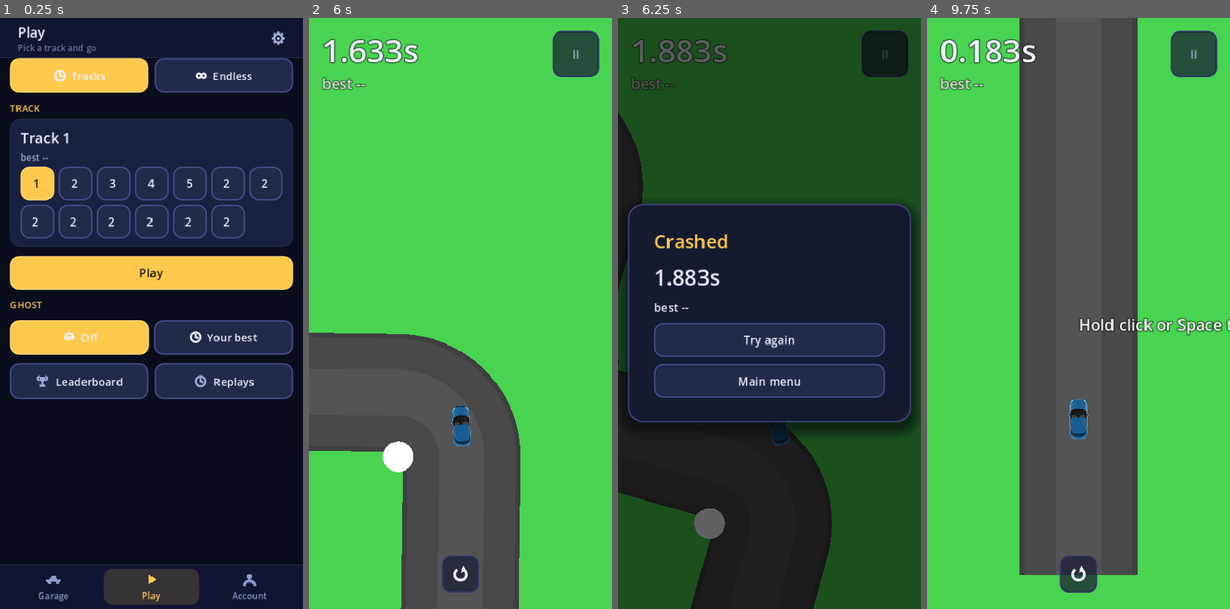
Above: before the commit, frames 1-4 (left to right).
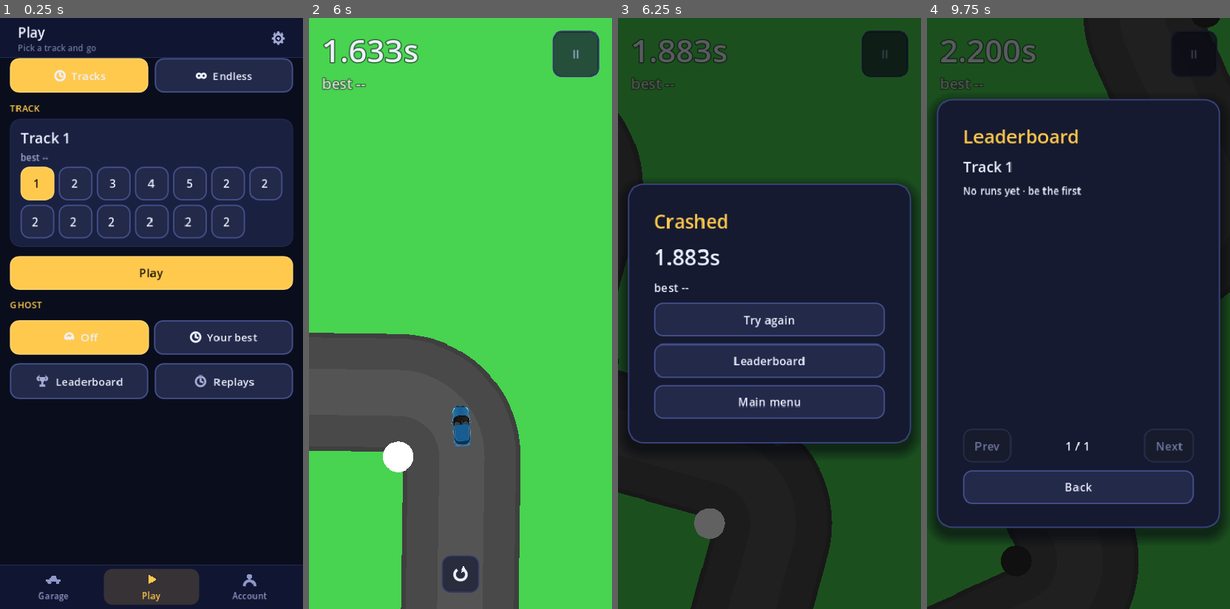
Above: after the commit, the same moments.

Repository: PolarNA0/Driftslinger-race
Game: Godot game, scene res://scenes/main.tscn
Two runs of this game, one before a commit and one after it. Both use one fixed random seed, a clock stepped at 60 frames per second and the inputs below.
Inputs (mouse positions are in pixels of both pictures, inside the frame that each line leads up to):
- Up to frame 1 (0.25 s): no input
- Up to frame 2 (6 s): click "1" at 0.5 s; click "Play" at 1.25 s; click (460, 573) at 2 s; click (460, 573) at 2.75 s; click (460, 573) at 3.5 s; tap Enter at 4.25, 5.1 s; move the mouse to (527, 283) at 4.27 s; hold Right 4.28-5.03 s; tap R at 4.35 s; click (527, 283) at 4.42 s; tap Space at 4.52, 5.27 s; move the mouse to (399, 343) at 5.02 s; hold Down 5.03-5.78 s; move the mouse to (490, 183) at 5.77 s; hold Right from 5.78 s (still down); tap Shift at 5.85 s
- Up to frame 3 (6.25 s): keep holding Right
- Up to frame 4 (9.75 s): release Right at 6.5 s; click "Main menu" at 6.5 s; click "Play" at 7.25 s; move the mouse to (1063, 431) at 8.02 s; hold Up 8.03-8.78 s; tap Ctrl at 8.1 s; click (1063, 431) at 8.17 s; tap Space at 8.27, 9.02 s; move the mouse to (1169, 402) at 8.77 s; hold Left 8.78-9.5 s; tap Q at 8.85 s; click "Try again" (after the commit: "Leaderboard") at 9.5 s

Frames 1-2 are identical in both runs. In frame 3, 17% of the frame differs, in the area x 3-99%, y 28-74%; in frame 4, 100%, in the area x 0-100%, y 0-100%.

Commit message:
Give endless mode a leaderboard of player and distance
Endless had no online board. It gets the simple one the owner asked for: a
board that lists the player and the distance reached, furthest first.

Endless runs are not replayed. The server's physics has no endless ramp, and
a distance board does not need one, so the client reports the metres it
reached and the server stores the best. This relaxes the "a client never
sends a score" rule in exactly one place - a new endless_runs table - and
nothing on that path can write to runs, so the verified speedrun board's
guarantee is unchanged.

- supabase/migrations/0005_endless.sql: endless_runs (one row per player per
  seed), endless_leaderboard ranked by metres desc, and submit_endless_run
  keeping the higher distance. Service-role only, RLS read for the board.
- run: accept {mode:'endless', track:<seed>, metres:<n>} and store it.
- board: ?mode=endless serves the distance board.
- Client: endless is pinned to one shared seed (Game.ENDLESS_SEED) so every
  player races the same road; the death screen uploads the distance;
  _render_endless_board draws player + distance with no watch button; the
  queue keeps only the furthest per seed; sign-in pulls endless bests down.
- verify_endless.gd gains a claim on the real Api queue; verify_ui.gd opens
  the board in both modes and checks every row fits.

Co-authored-by: openhands <openhands@all-hands.dev>

Diff:
--- a/godot/scripts/api.gd
+++ b/godot/scripts/api.gd
@@ -73,10 +73,14 @@
 	var q := []
 	for e in read_queue():
 		var entry: Dictionary = e
+		if str(entry.get("mode", "speedrun")) != "speedrun":
+			q.append(entry)
+			continue
 		if int(entry.get("track", -1)) == track and str(entry.get("steps", "")) == steps:
 			continue
 		q.append(entry)
 	q.append({
+		"mode": "speedrun",
 		"track": track,
 		"steps": steps,
 		"name": name,
@@ -86,6 +90,28 @@
 	return q.size()
 
 
+# Queue a finished endless run. The score is a distance, so the queue keeps only
+# the furthest for the seed: a later shorter run must not overwrite a better one.
+static func enqueue_endless(seed: int, metres: float, name: String) -> int:
+	var q := []
+	var best := metres
+	for e in read_queue():
+		var entry: Dictionary = e
+		if str(entry.get("mode", "speedrun")) == "endless" and int(entry.get("track", -1)) == seed:
+			best = maxf(best, float(entry.get("metres", 0.0)))
+			continue
+		q.append(entry)
+	q.append({
+		"mode": "endless",
+		"track": seed,
+		"metres": best,
+		"name": name,
+		"at": int(Time.get_unix_time_from_system() * 1000.0),
+	})
+	_write_queue(q)
+	return q.size()
+
+
 static func queue_length() -> int:
 	return read_queue().size()
 
@@ -98,10 +124,17 @@
 	if token == "":
 		return {"retry": true}
 
+	var payload := {"track": int(entry["track"])}
+	if str(entry.get("mode", "speedrun")) == "endless":
+		payload["mode"] = "endless"
+		payload["metres"] = float(entry.get("metres", 0.0))
+	else:
+		payload["steps"] = str(entry["steps"])
+
 	var res: Dictionary = await Net.shared().post_json(
 		NetConfig.function_endpoint("run"),
 		NetConfig.auth_headers(token),
-		{"track": int(entry["track"]), "steps": str(entry["steps"])},
+		payload,
 	)
 
 	# 422: the server replayed the run and it was not a finish. Re-sending it
@@ -179,15 +212,44 @@
 	return out
 
 
+# The signed-in player's own endless distances, keyed by seed, or null when
+# offline. Mirrors fetch_my_runs for the endless board: the account is the source
+# of truth, so a fresh device pulls its distances back down.
+static func fetch_my_endless() -> Variant:
+	var me := Account.current_user_id()
+	if me == "":
+		return null
+	var token: String = await Account.auth_token()
+	if token == "":
+		return null
+	var res: Dictionary = await Net.shared().get_json(
+		"%s/endless_runs?user_id=eq.%s&select=seed,metres" % [NetConfig.rest_endpoint(), me],
+		NetConfig.auth_headers(token),
+	)
+	if not bool(res["ok"]):
+		return null
+	var rows: Variant = res["body"]
+	if not (rows is Array):
+		return null
+	var out := []
+	for r in rows:
+		var row: Dictionary = r
+		out.append({"seed": int(row["seed"]), "metres": float(row["metres"])})
+	return out
+
+
 # The real runs on a track, or null when offline.
 #
 # This is not a page of a board: it is every real run on the track, so the client
 # can rank and page them itself. A track holds one run per player, so the whole
 # list is small and there is nothing to paginate here.
-static func fetch_board(track: int) -> Variant:
-	var token: String = await Account.auth_token()
+static func fetch_board(track: int, mode: String = "speedrun") -> Variant:
+	var token: String = await Account.auth_token()
+	var query := "?track=%d" % track
+	if mode == "endless":
+		query += "&mode=endless"
 	var res: Dictionary = await Net.shared().get_json(
-		"%s?track=%d" % [NetConfig.function_endpoint("board"), track],
+		"%s%s" % [NetConfig.function_endpoint("board"), query],
 		NetConfig.auth_headers(token),
 	)
 	if not bool(res["ok"]):
--- a/godot/scripts/app.gd
+++ b/godot/scripts/app.gd
@@ -39,9 +39,12 @@
 var car_skin := 0
 
 var board_seed := 1
+var board_mode := "speedrun"   # "speedrun" ranks times, "endless" ranks distances
 var board_page_no := 1
 var board_reals := []          # real runs on board_seed, as the server last returned
 var board_reals_seed := 0
+var board_reals_mode := ""     # the mode board_reals belongs to, so seed 7 speedrun
+                               # and seed 7 endless are never confused
 var watching: Variant = null   # {kind, seed, name, time, label, tag, sub}
 
 var acct_mode := "login"
@@ -924,9 +927,8 @@
 		var best: Variant = Storage.get_best_time(menu_seed)
 		play_best_label.text = "best --" if best == null else "best %s" % _fmt_time(float(best))
 	else:
-		# Endless is one open road, not a per-track course, so the record is the
-		# player's best distance anywhere.
-		var best_d := Storage.best_distance()
+		# Endless is one shared road, so the record is this player's best distance on it.
+		var best_d := float(Storage.get_record(Game.ENDLESS_SEED)["dist"])
 		play_best_label.text = "best --" if best_d <= 0.0 else "best %s" % _fmt_dist(best_d)
 
 
@@ -997,6 +999,9 @@
 
 
 func _render_board() -> void:
+	if board_mode == "endless":
+		_render_endless_board()
+		return
 	var seed := board_seed
 	var best: Variant = Storage.get_best_time(seed)
 	var me: Variant = null
@@ -1042,19 +1047,54 @@
 	lb_next.disabled = int(page["page"]) >= int(page["pages"])
 
 
+# The endless board is player + distance, furthest first. It is short - one row
+# per player - so it is shown whole, with no paging. The server ranks it; the
+# client only draws it.
+func _render_endless_board() -> void:
+	var reals := _reals_for(board_seed, "endless")
+	var mine := float(Storage.get_record(Game.ENDLESS_SEED)["dist"])
+	lb_title.text = "Endless"
+	if reals.is_empty() and mine <= 0.0:
+		lb_note.text = "No runs yet \u00b7 be the first"
+	else:
+		lb_note.text = "%d racers \u00b7 furthest wins" % reals.size()
+
+	for c in lb_rows.get_children():
+		c.queue_free()
+	var shown_you := false
+	for r in reals:
+		var row: Dictionary = r
+		if bool(row.get("you", false)):
+			shown_you = true
+		lb_rows.add_child(_label("%d   %s   %s" % [int(row.get("rank", 0)), str(row.get("name", "")), _fmt_dist(float(row.get("dist", 0.0)))], 14))
+	# A local best the server has not listed yet, so the player still sees their own
+	# distance while the upload lands.
+	if not shown_you and mine > 0.0:
+		lb_rows.add_child(_label("\u00b7   %s   %s (not uploaded)" % [_player_name(), _fmt_dist(mine)], 14))
+	lb_page_label.text = "1 / 1"
+	lb_prev.disabled = true
+	lb_next.disabled = true
+
+
 func _show_leaderboard(seed: int) -> void:
-	board_seed = seed
-	# The page the player belongs on comes from their rank in the merged board, so
-	# the real runs have to be counted. Before they load this is a first guess and
-	# the board corrects it once they are in.
-	var best: Variant = Storage.get_best_time(seed)
-	var reals := _reals_for(seed)
-	board_page_no = 1 if best == null else Leaderboard.page_for_rank(Leaderboard.player_rank(float(best), reals))
+	# The board follows the menu mode: endless ranks distances, speedrun ranks times.
+	# Endless is one shared road, so its board is keyed by the shared seed, not by
+	# whatever track the menu happens to be showing.
+	board_mode = menu_mode
+	board_seed = Game.ENDLESS_SEED if board_mode == "endless" else seed
+	board_page_no = 1
+	if board_mode == "speedrun":
+		# The page the player belongs on comes from their rank in the merged board, so
+		# the real runs have to be counted. Before they load this is a first guess and
+		# the board corrects it once they are in.
+		var best: Variant = Storage.get_best_time(seed)
+		var reals := _reals_for(seed)
+		board_page_no = 1 if best == null else Leaderboard.page_for_rank(Leaderboard.player_rank(float(best), reals))
 	_render_board()
 	_show_only("board")
 	# Then fetch the real runs and re-render with them merged in. The local board is
 	# drawn first so it is never blank while that loads.
-	_load_reals(seed)
+	_load_reals(board_seed, board_mode)
 
 
 # =============================================================================
@@ -1246,6 +1286,17 @@
 		# and without one the board cannot play it back.
 		if Storage.get_replay(seed) == null:
 			Storage.save_replay(seed, Replay.make_replay(seed, Replay.decode_steps(str(steps)), time))
+	# Endless distances come down too: the account is the source of truth, so a fresh
+	# device pulls its endless bests back rather than showing nothing.
+	var endless: Variant = await Api.fetch_my_endless()
+	if endless != null:
+		for e in endless:
+			var erow: Dictionary = e
+			var eseed := int(erow["seed"])
+			var emetres := float(erow["metres"])
+			var eprev: Dictionary = Storage.get_record(eseed)
+			if emetres > float(eprev.get("dist", 0.0)):
+				Storage.save_record(eseed, emetres, int(eprev.get("corners", 0)))
 	_refresh_track_list()
 
 
@@ -1257,14 +1308,16 @@
 	if sent == null:
 		return
 	var d: Dictionary = sent
-	await _load_reals(int(d.get("track", board_seed)))
+	var mode := str(d.get("mode", "speedrun"))
+	if mode == "speedrun":
+		await _load_reals(int(d.get("track", board_seed)), "speedrun")
 	_refresh_track_list()
 
 
 # The real runs for a track, as the server last returned them, mapped to the shape
 # the board merge wants. Empty when the server has not answered for this track.
-func _reals_for(seed: int) -> Array:
-	if board_reals_seed != seed:
+func _reals_for(seed: int, mode: String = "speedrun") -> Array:
+	if board_reals_seed != seed or board_reals_mode != mode:
 		return []
 	var out := []
 	for r in board_reals:
@@ -1272,6 +1325,8 @@
 		out.append({
 			"name": str(row.get("name", "")),
 			"time": float(row.get("time", 0.0)),
+			"dist": float(row.get("dist", 0.0)),
+			"rank": int(row.get("rank", 0)),
 			"steps": row.get("steps"),
 			"you": bool(row.get("you", false)),
 		})
@@ -1280,15 +1335,16 @@
 
 # Fetch a track's real runs and re-render whatever is showing them. Called after a
 # run is uploaded and whenever the board is opened.
-func _load_reals(seed: int) -> void:
-	var rows: Variant = await Api.fetch_board(seed)
+func _load_reals(seed: int, mode: String = "speedrun") -> void:
+	var rows: Variant = await Api.fetch_board(seed, mode)
 	if rows == null:
 		return
 	board_reals = rows
 	board_reals_seed = seed
+	board_reals_mode = mode
 	# The player may have moved on while that was in flight, in which case there is
 	# nothing on screen to re-render.
-	if overlay == "board" and board_seed == seed:
+	if overlay == "board" and board_seed == seed and board_mode == mode:
 		_render_board()
 
 
@@ -1305,6 +1361,7 @@
 	dead_sub = _label("", 16)
 	col.add_child(dead_sub)
 	col.add_child(_button("Try again", func(): _start_run(game.seed_num)))
+	col.add_child(_button("Leaderboard", func(): _show_leaderboard(game.seed_num)))
 	col.add_child(_button("Main menu", _to_menu))
 
 
@@ -1476,6 +1533,11 @@
 			dead_dist.text = _fmt_dist(game.metres())
 			var best := maxf(float(prev["dist"]), game.metres())
 			dead_sub.text = "best %s \u00b7 %d corners" % [_fmt_dist(best), game.car.grabbed]
+			# Endless runs are not replayed server-side: the score is the distance, so
+			# the client reports it. Best-effort, exactly like a speedrun upload.
+			var seed_done := game.seed_num
+			Api.enqueue_endless(seed_done, game.metres(), _player_name())
+			_submit_endless(seed_done)
 		_show_only("dead")
 		hint_label.visible = false
 		_show_round_button(false)
@@ -1501,6 +1563,13 @@
 		_submit_queued(seed_done)
 
 
+# Send queued endless runs. There is no finish card to refresh - endless ends in a
+# crash - so this only flushes the queue and updates the local readouts.
+func _submit_endless(seed: int) -> void:
+	await Api.flush()
+	_refresh_track_list()
+
+
 # Send queued runs, then refresh the finish card and the board against the merged
 # board. The rank shown is the server's, not a local estimate.
 func _submit_queued(seed: int) -> void:
--- a/godot/scripts/game.gd
+++ b/godot/scripts/game.gd
@@ -16,6 +16,16 @@
 const FIXED_DT := 1.0 / 120.0
 const MAX_STEPS := 8
 const LEAD := 90.0
+
+# Endless is one shared road, not a per-device one.
+#
+# The endless board ranks players against each other, and that only means anything
+# if everyone is driving the same road. The seed is what builds the road, so it is
+# pinned here rather than taken from the player's track preference: two devices
+# playing endless race the identical road, and a distance on the board is a
+# distance on the same course. Change this number to change the endless road for
+# everyone at once (and it is the seed the board is keyed by).
+const ENDLESS_SEED := 7
 
 signal changed(extra: Dictionary)
 signal ticked()
@@ -53,7 +63,10 @@
 func load_track(p_seed: int, p_mode: String = "") -> void:
 	if p_mode != "":
 		mode = p_mode
-	seed_num = p_seed
+	# Endless always uses the shared seed, whatever the caller asked for: the road
+	# has to be the same for everyone or the distance board compares nothing. The
+	# passed seed is the speedrun track and is ignored in endless.
+	seed_num = ENDLESS_SEED if mode == "endless" else p_seed
 	track = Track.new(seed_num) if mode == "endless" else Track.new(seed_num, Tracks.track_opts(seed_num))
 	car = Car.new()
 	car.reset(track)
--- a/godot/tools/verify_endless.gd
+++ b/godot/tools/verify_endless.gd
@@ -192,5 +192,31 @@
 	else:
 		print("  detour boost x%.3f, spam x%.3f OK" % [boost_fires, spam_plain])
 
+	# 7) the endless upload keeps only the furthest distance per seed, so a later
+	#    shorter run cannot overwrite a better one still waiting to send. Drives the
+	#    real Api queue, not a copy of it.
+	print("the endless queue keeps the furthest distance per seed")
+	Api._write_queue([])
+	Api.enqueue_endless(7, 120.0, "me")
+	Api.enqueue_endless(7, 80.0, "me")
+	Api.enqueue_endless(7, 240.0, "me")
+	Api.enqueue(3, "01", "me")
+	var endless_entries := 0
+	var endless_metres := 0.0
+	var speed_entries := 0
+	for e in Api.read_queue():
+		var entry: Dictionary = e
+		if str(entry.get("mode", "speedrun")) == "endless":
+			endless_entries += 1
+			endless_metres = maxf(endless_metres, float(entry.get("metres", 0.0)))
+		else:
+			speed_entries += 1
+	if endless_entries == 1 and absf(endless_metres - 240.0) < 1e-6 and speed_entries == 1:
+		print("  one endless entry at 240 m, one speedrun entry kept OK")
+	else:
+		bad += 1
+		print("  FAIL: endless=%d metres=%.1f speed=%d" % [endless_entries, endless_metres, speed_entries])
+	Api._write_queue([])
+
 	print("ENDLESS %s" % ("PASS" if bad == 0 else "FAIL (%d)" % bad))
 	quit(1 if bad > 0 else 0)
--- a/godot/tools/verify_ui.gd
+++ b/godot/tools/verify_ui.gd
@@ -105,6 +105,29 @@
 	if settings.visible:
 		_fail("settings overlay did not close")
 
+	# The leaderboard opens in both modes and every row fits. Endless is the new
+	# board, so it is checked explicitly: a row wider than the card would be the
+	# phone-fit bug back on a new screen.
+	for mode in ["speedrun", "endless"]:
+		app._set_mode(mode)
+		await process_frame
+		app._show_leaderboard(1)
+		await process_frame
+		var board: Control = app.overlays["board"]
+		if not board.visible:
+			_fail("board overlay did not open in %s" % mode)
+		elif app.board_mode != mode:
+			_fail("board_mode is %s, want %s" % [app.board_mode, mode])
+		else:
+			_check_page("board-%s" % mode, board, vp)
+			for b in app.lb_rows.get_children():
+				if b is Control and not _in_view(b, vp):
+					_fail("board-%s: row out of view at %s" % [mode, (b as Control).get_global_rect()])
+		app._to_menu()
+		await process_frame
+	app._set_mode("speedrun")
+	await process_frame
+
 	# The flow: the shell is up at the menu, hidden during a run, and back after.
 	if not shell.visible:
 		_fail("shell hidden at boot")
Not shown, changed: AGENTS.md
Not shown, changed: supabase/functions/board/index.ts
Not shown, changed: supabase/functions/run/index.ts
Not shown, added: supabase/migrations/0005_endless.sql
